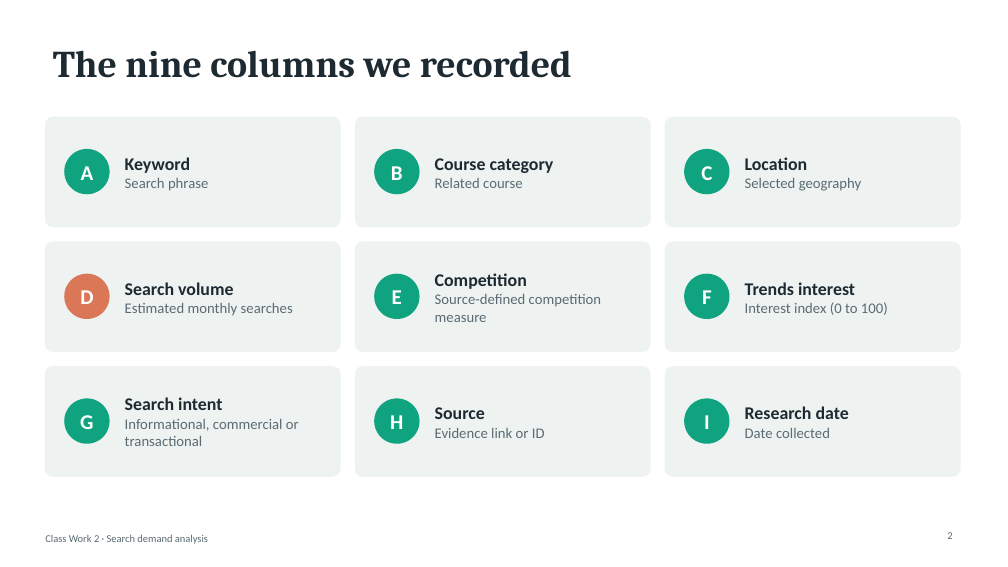
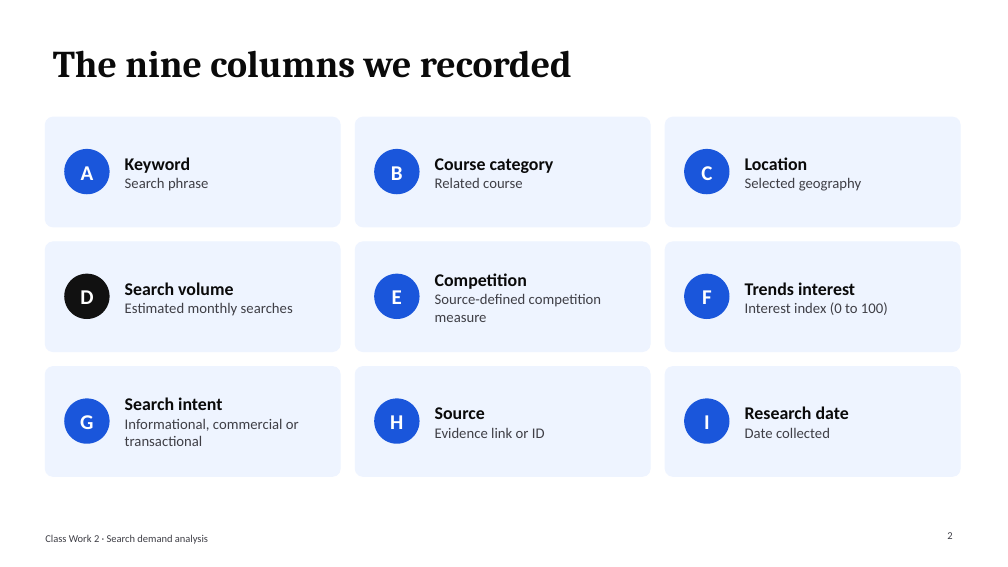
Before and after one commit to BadboyVee/BlackHoleeee, a slide deck: slide 2 of research-register/Search_Demand_Analysis_Presentation.pptx. Drawn at 1008x567 pixels with LibreOffice and Linux fonts; fonts in the diff are those of the drawing. Boxes give left, top, right and bottom in pixels: in the first picture for what was removed or moved away, otherwise in the second. Text is boxed around its words. In the diff, an @@ line names an element or a change of style, - is before the commit and + after.

```diff
--- a/research-register/Search_Demand_Analysis_Presentation.pptx
+++ b/research-register/Search_Demand_Analysis_Presentation.pptx
@@ title "The nine columns we recorded" at bbox=[53, 50, 572, 78]: text colour #1E2A32 to #0A0A0A @@
@@ text "Keyword" at bbox=[125, 157, 208, 191]: text colour #1E2A32 to #0A0A0A in "Keyword"; text colour #5B6B73 to #3F3F46 in "Search phrase" @@
@@ text "Course category" at bbox=[435, 158, 554, 188]: text colour #1E2A32 to #0A0A0A in "Course category"; text colour #5B6B73 to #3F3F46 in "Related course" @@
@@ text "Location" at bbox=[745, 157, 862, 191]: text colour #1E2A32 to #0A0A0A in "Location"; text colour #5B6B73 to #3F3F46 in "Selected geography" @@
@@ text "Search volume" at bbox=[125, 282, 293, 316]: text colour #1E2A32 to #0A0A0A in "Search volume"; text colour #5B6B73 to #3F3F46 in "Estimated monthly searches" @@
@@ text "Competition" at bbox=[435, 293, 601, 322]: text colour #1E2A32 to #0A0A0A in "Competition"; text colour #5B6B73 to #3F3F46 in "Source-defined competition measure" @@
@@ text "Trends interest" at bbox=[745, 282, 888, 315]: text colour #1E2A32 to #0A0A0A in "Trends interest"; text colour #5B6B73 to #3F3F46 in "Interest index (0 to 100)" @@
@@ ellipse at bbox=[64, 274, 110, 319]: fill #D97757 to #111111 @@
@@ text "Search intent" at bbox=[125, 397, 299, 446]: text colour #1E2A32 to #0A0A0A in "Search intent"; text colour #5B6B73 to #3F3F46 in "Informational, commercial or transactional" @@
@@ text "Source" at bbox=[435, 407, 545, 438]: text colour #1E2A32 to #0A0A0A in "Source"; text colour #5B6B73 to #3F3F46 in "Evidence link or ID" @@
@@ fill #EEF3F1 to #EEF4FF; outline #EEF3F1 1 pt to #EEF4FF 1 pt in 9 elements at bbox=[45, 117, 340, 227], bbox=[355, 117, 650, 227], bbox=[665, 117, 960, 227], bbox=[45, 242, 340, 352], bbox=[355, 242, 650, 352], bbox=[665, 242, 960, 352], bbox=[45, 367, 340, 476], bbox=[355, 367, 650, 476], bbox=[665, 367, 960, 476] @@
@@ text "Research date" at bbox=[745, 406, 849, 438]: text colour #1E2A32 to #0A0A0A in "Research date"; text colour #5B6B73 to #3F3F46 in "Date collected" @@
@@ fill #10A37F to #1A56DB in 8 elements at bbox=[64, 149, 110, 194], bbox=[374, 149, 420, 194], bbox=[684, 149, 730, 194], bbox=[374, 274, 420, 319], bbox=[684, 274, 730, 319], bbox=[64, 399, 110, 444], bbox=[374, 399, 420, 444], bbox=[684, 399, 730, 444] @@
@@ text "Class Work 2 · Search ..." at bbox=[45, 534, 208, 544]: text colour #5B6B73 to #3F3F46 @@
@@ page number at bbox=[947, 532, 952, 539]: text colour #5B6B73 to #3F3F46 @@
```
Also in this commit, not shown: 5 other slides changed, 3 other files.
